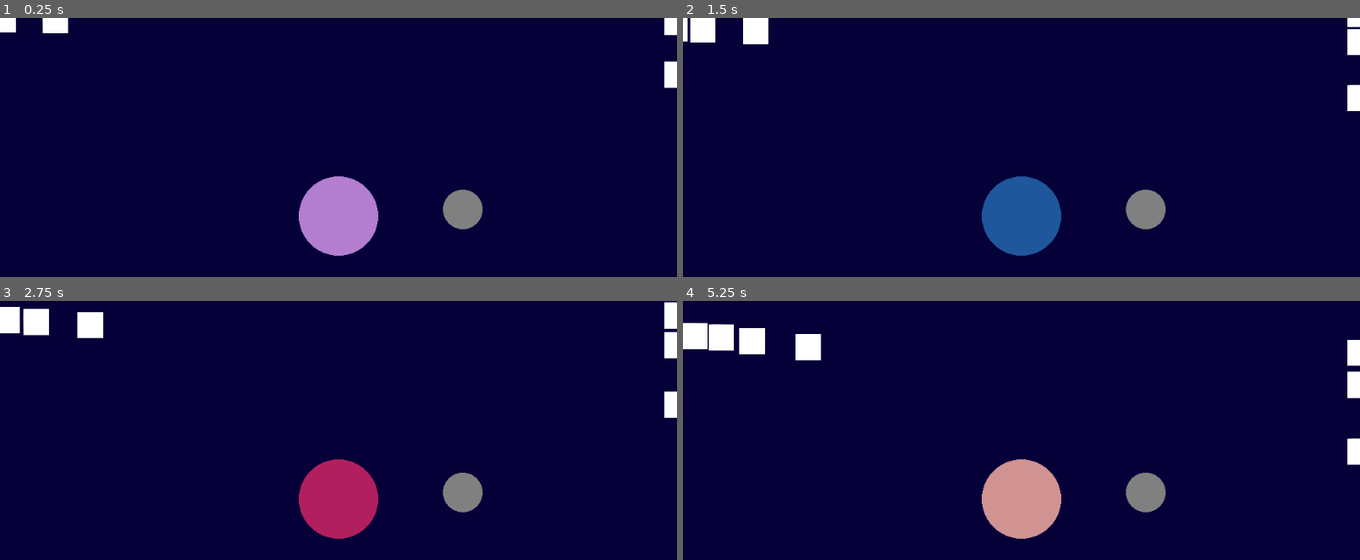
Above: before the commit, frames 1-4 (two rows, left to right).
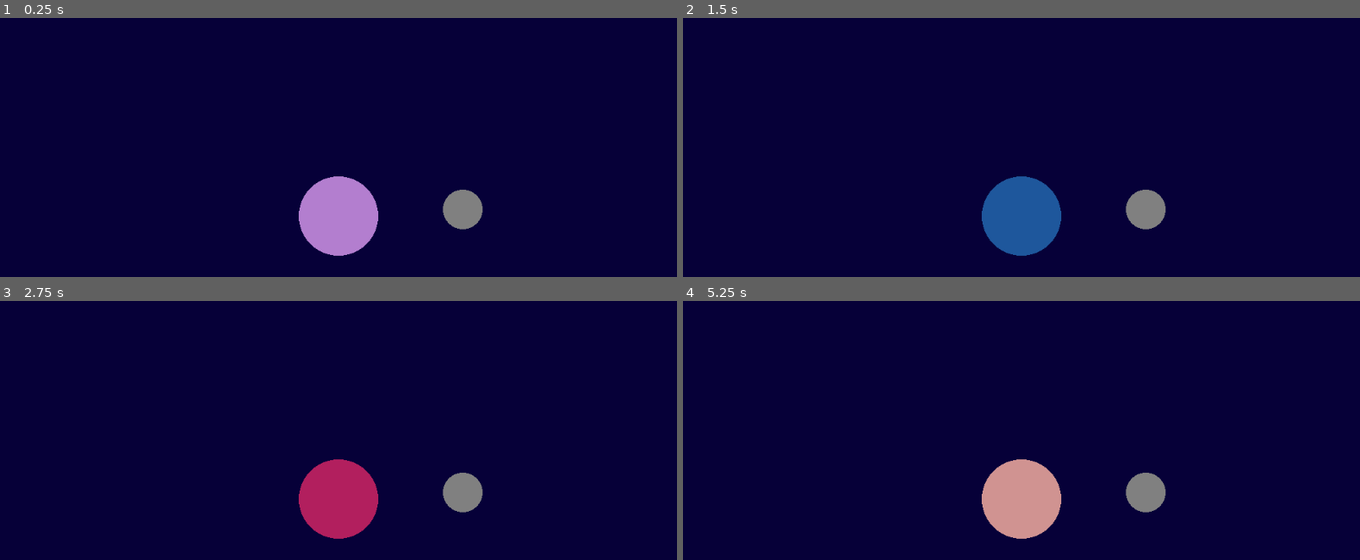
Above: after the commit, the same moments.

Repository: MrEliptik/voice_zombie
Game: Godot game, scene res://game.tscn
The game is run twice, just before and just after one commit, with the same random seed, the same clock (stepped at 60 frames per second) and the same inputs.
Inputs:
- Up to frame 1 (0.25 s): no input
- Up to frame 2 (1.5 s): tap Enter at 0.5 s
- Up to frame 3 (2.75 s): no input
- Up to frame 4 (5.25 s): no input

The runs differ from the first frame. In frame 1, 0.7% of the frame differs, in the area x 0-100%, y 0-28%; in frame 2, 1.3%; in frame 3, 1.7%; in frame 4, 2.2%, in the area x 0-100%, y 8-64%.

Commit message:
update enemy

Diff:
--- a/enemy.gd
+++ b/enemy.gd
@@ -1,10 +1,15 @@
 extends KinematicBody2D
 
 var target
-onready var speed = rand_range(20, 30)
+var multiplier = 1
+var speed = 1
 
 onready var spawn_location = [Vector2(0, 0), Vector2(get_viewport().size.x, 0),
 	Vector2(get_viewport().size.x, get_viewport().size.y), Vector2(0, get_viewport().size.y)]
+
+func init(multiplier):
+	self.multiplier = multiplier
+	speed = rand_range(30, 40) * multiplier
 
 # Called when the node enters the scene tree for the first time.
 func _ready():
@@ -16,6 +21,8 @@
 
 # Called every frame. 'delta' is the elapsed time since the previous frame.
 func _process(delta):
+	#$Tween.interpolate_property($Sprite, "scale", 0.150, 0.8, 2.0, Tween.TRANS_LINEAR, Tween.EASE_OUT_IN)
+	#$Tween.start()
 	update()
 
 func _physics_process(delta):
--- a/enemy.tscn
+++ b/enemy.tscn
@@ -16,3 +16,5 @@
 
 [node name="CollisionShape2D" type="CollisionShape2D" parent="."]
 shape = SubResource( 1 )
+
+[node name="Tween" type="Tween" parent="."]
